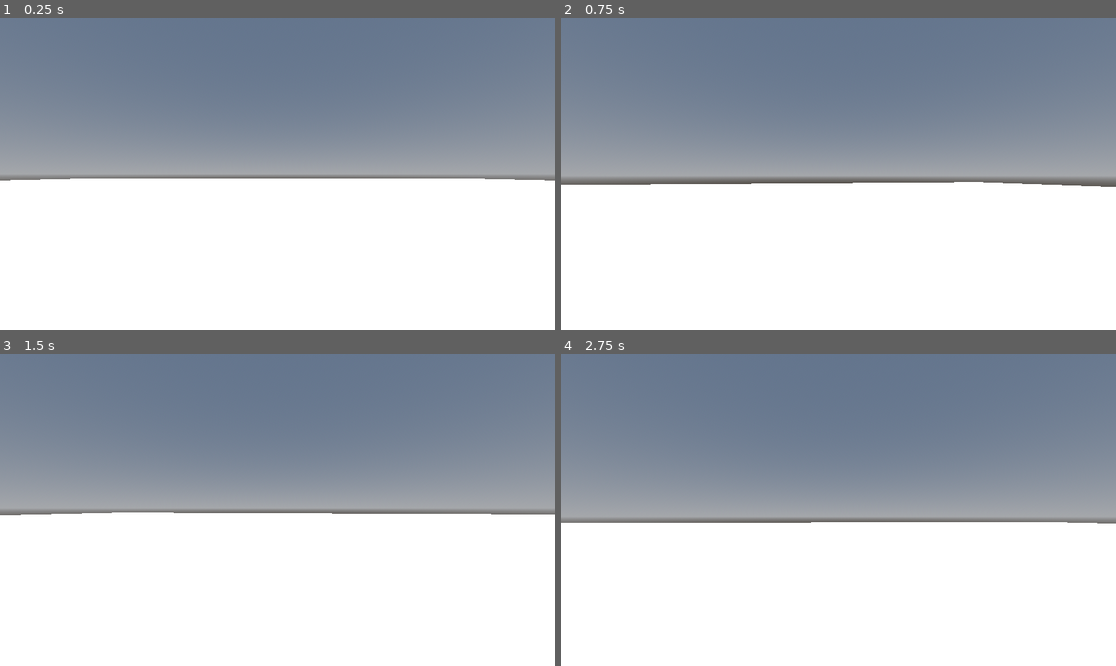
Above: before the commit, frames 1-4 (two rows, left to right).
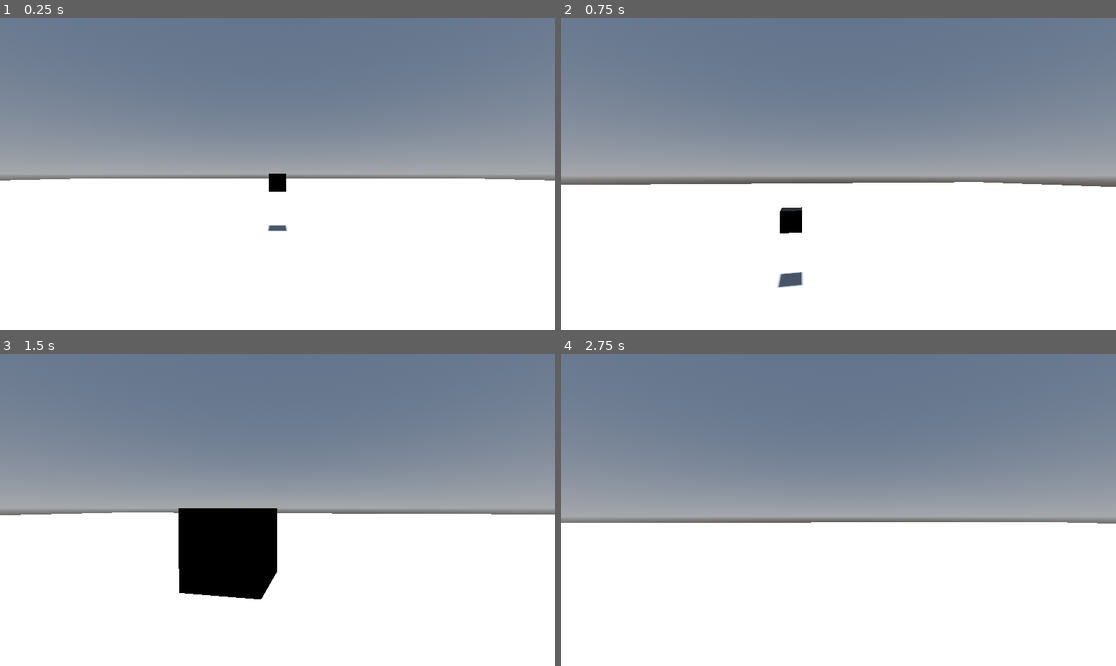
Above: after the commit, the same moments.

Repository: MASSHUU12/godot-interaction-system
Game: Godot game, scene res://examples/scenes/example3/Example3.tscn
The game is run twice, just before and just after one commit, with the same random seed, the same clock (stepped at 60 frames per second) and the same inputs. This scene is started directly instead of the project's main scene.
Inputs (mouse positions are in pixels of both pictures, inside the frame that each line leads up to):
- Up to frame 1 (0.25 s): no input
- Up to frame 2 (0.75 s): tap Enter (ui_accept) at 0.5 s; move the mouse to (866, 174) at 0.52 s; hold W (move_forward) from 0.53 s (still down)
- Up to frame 3 (1.5 s): keep holding W (move_forward); tap Enter (ui_accept) at 0.77 s; move the mouse to (249, 510) at 1.27 s
- Up to frame 4 (2.75 s): keep holding W (move_forward); tap Enter (ui_accept) at 1.52, 2 s; move the mouse to (849, 503) at 2.02 s

The runs differ from the first frame. In frame 1, 0.3% of the frame differs, in the area x 48-52%, y 49-69%; in frame 2, 0.5%; in frame 3, 4.9%, in the area x 32-50%, y 49-79%; in frame 4, nothing differs.

Commit message:
Add InteractableProp to Example3

Diff:
--- a/examples/scenes/example3/Example3.tscn
+++ b/examples/scenes/example3/Example3.tscn
@@ -1,6 +1,7 @@
-[gd_scene load_steps=8 format=3 uid="uid://delmvsqe8vema"]
+[gd_scene load_steps=9 format=3 uid="uid://delmvsqe8vema"]
 
 [ext_resource type="PackedScene" uid="uid://b5yra45ke54u7" path="res://examples/player/Player.tscn" id="1_yjwb3"]
+[ext_resource type="PackedScene" uid="uid://ck35yaumewb7u" path="res://examples/scenes/example3/interactable/interactable_prop/InteractableProp.tscn" id="2_wc0dt"]
 
 [sub_resource type="StandardMaterial3D" id="StandardMaterial3D_rchs1"]
 albedo_color = Color(0.717647, 0.717647, 0.717647, 1)
@@ -50,3 +51,8 @@
 [node name="Sun" type="DirectionalLight3D" parent="Environment"]
 transform = Transform3D(1, 0, 0, 0, -0.302752, 0.953069, 0, -0.953069, -0.302752, 0, 3.62736, 0)
 shadow_enabled = true
+
+[node name="InteractableProp" type="Node3D" parent="."]
+transform = Transform3D(1, 0, 0, 0, 1, 0, 0, 0, 1, 0, 1.25, -6)
+
+[node name="InteractableProp" parent="InteractableProp" instance=ExtResource("2_wc0dt")]
